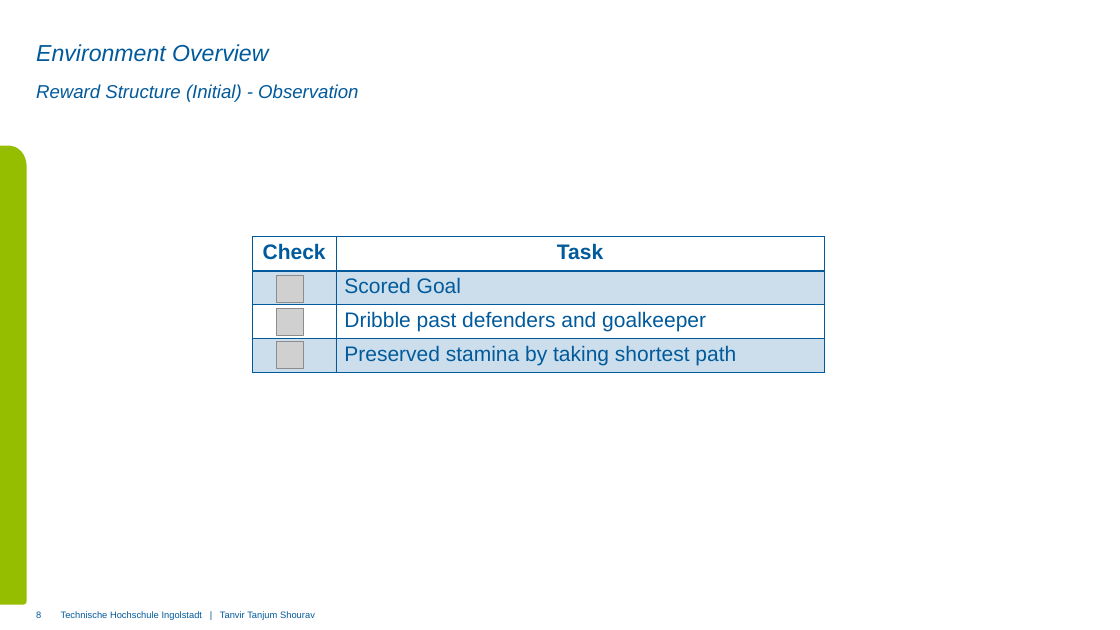
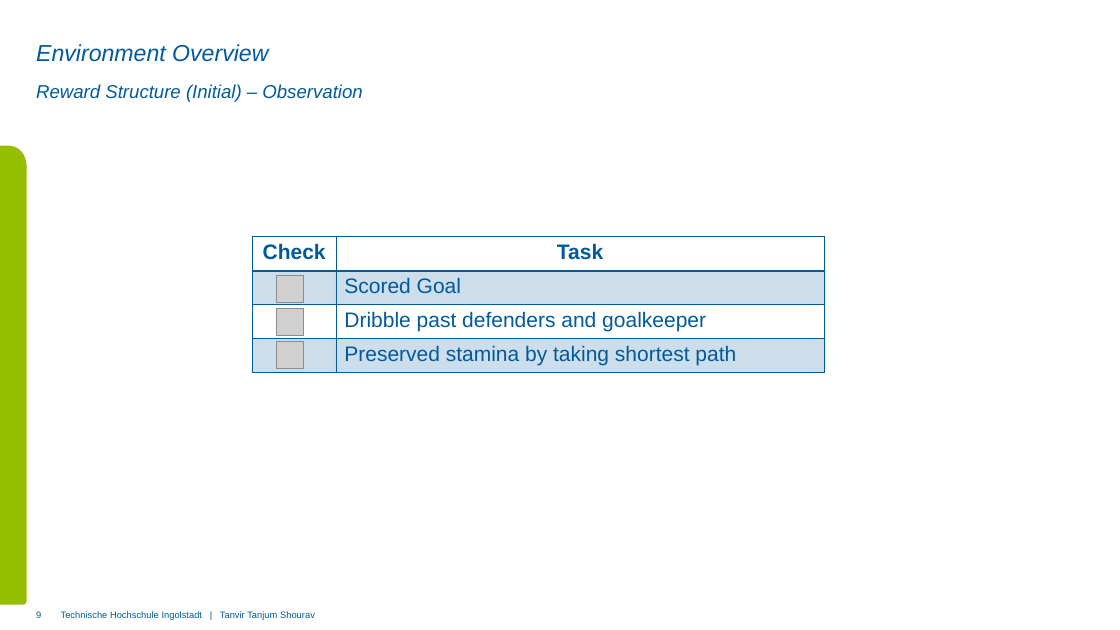
Before and after one commit to tanvirtanjum/THI_SS2025_PADM_PROJECT, a slide deck: slide 9 of Presentation and submission/PADM_00170500.pptx (slide 8 before the commit). Drawn at 1120x630 pixels with LibreOffice and Linux fonts; fonts in the diff are those of the drawing; grey boxes stand for pictures; background and template pictures are left out. Boxes give left, top, right and bottom in pixels: in the first picture for what was removed or moved away, otherwise in the second. Text is boxed around its words. In the diff, an @@ line names an element or a change of style, - is before the commit and + after.

```diff
--- a/Presentation and submission/PADM_00170500.pptx
+++ b/Presentation and submission/PADM_00170500.pptx
@@ subtitle at <box>36,84,362,102</box>: text changed @@
-Reward Structure (Initial) - Observation
+Reward Structure (Initial) – Observation
```
Also in this commit, not shown: 10 other slides changed, 2 slides added, 5 other files.
